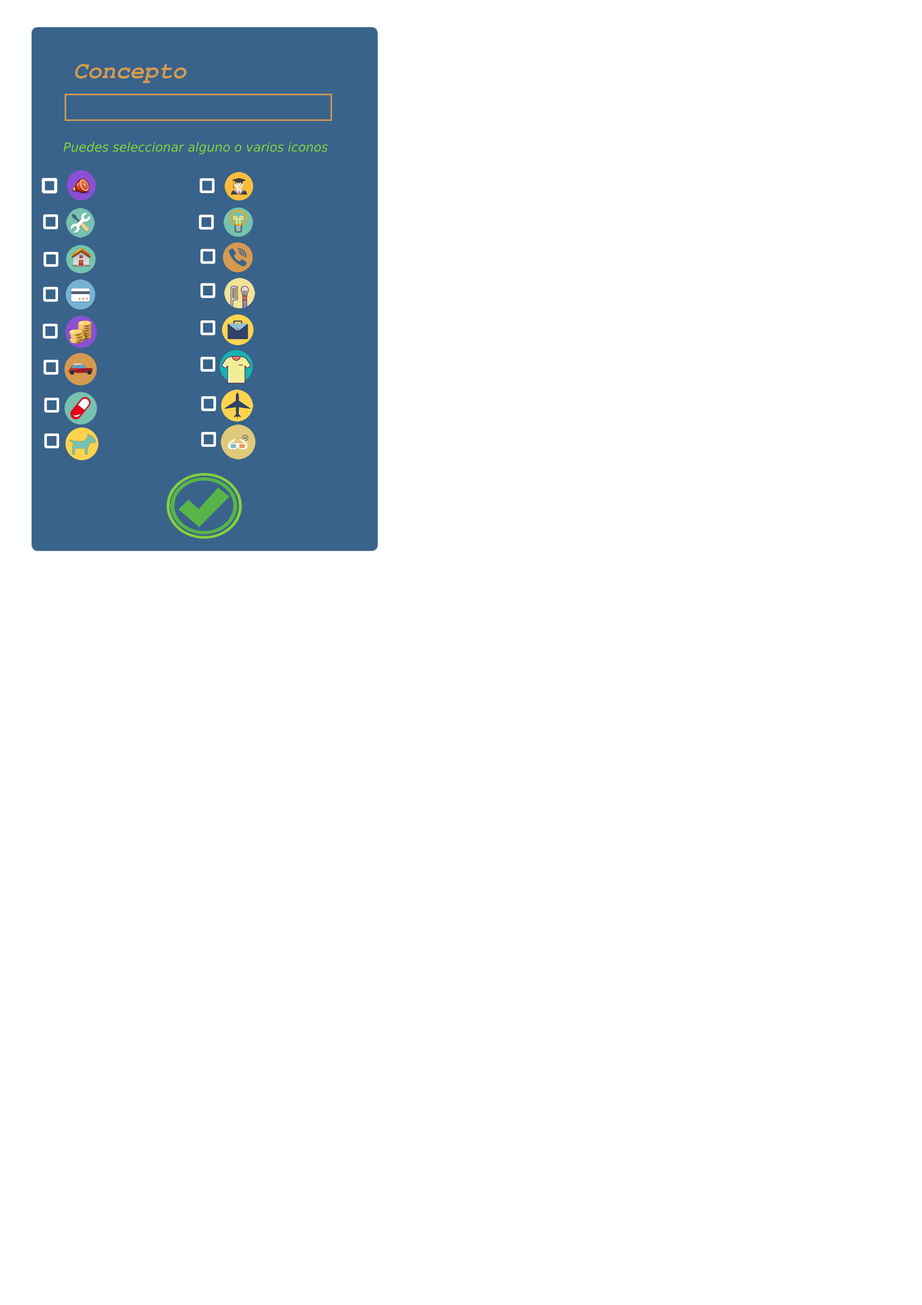
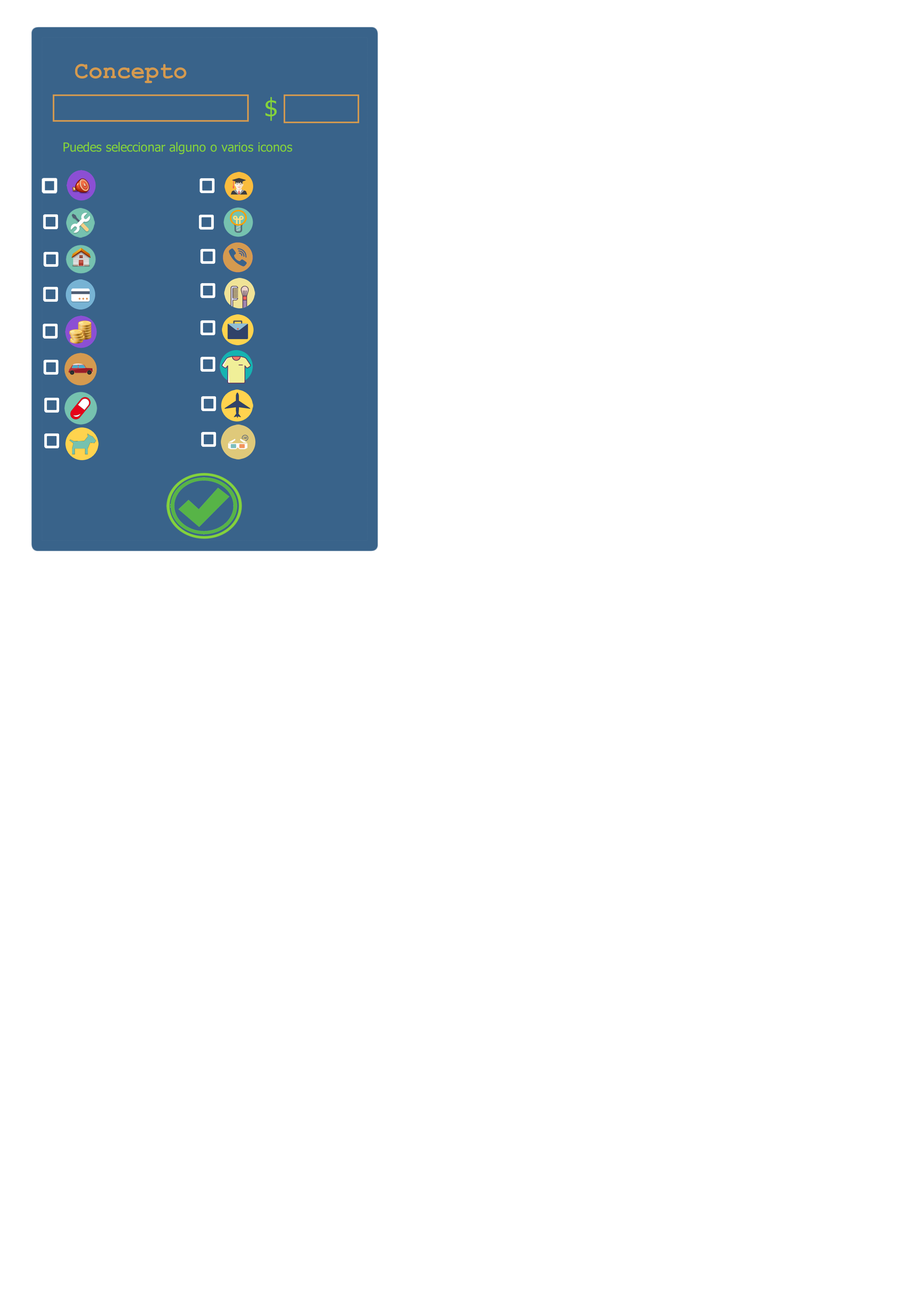
Comparing the layer stacks of the two 922px x 1305px images. Changes:
painted on "Layer 1" over (52, 63, 360, 155)
